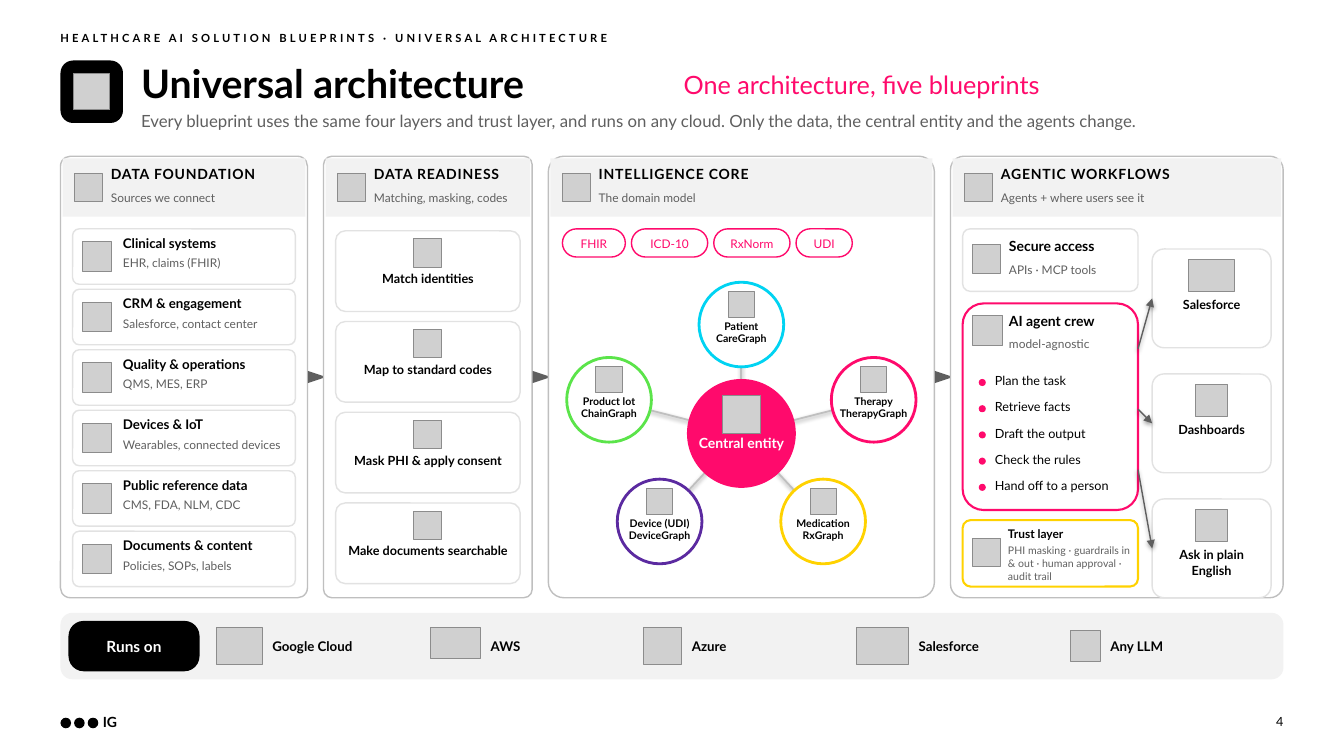
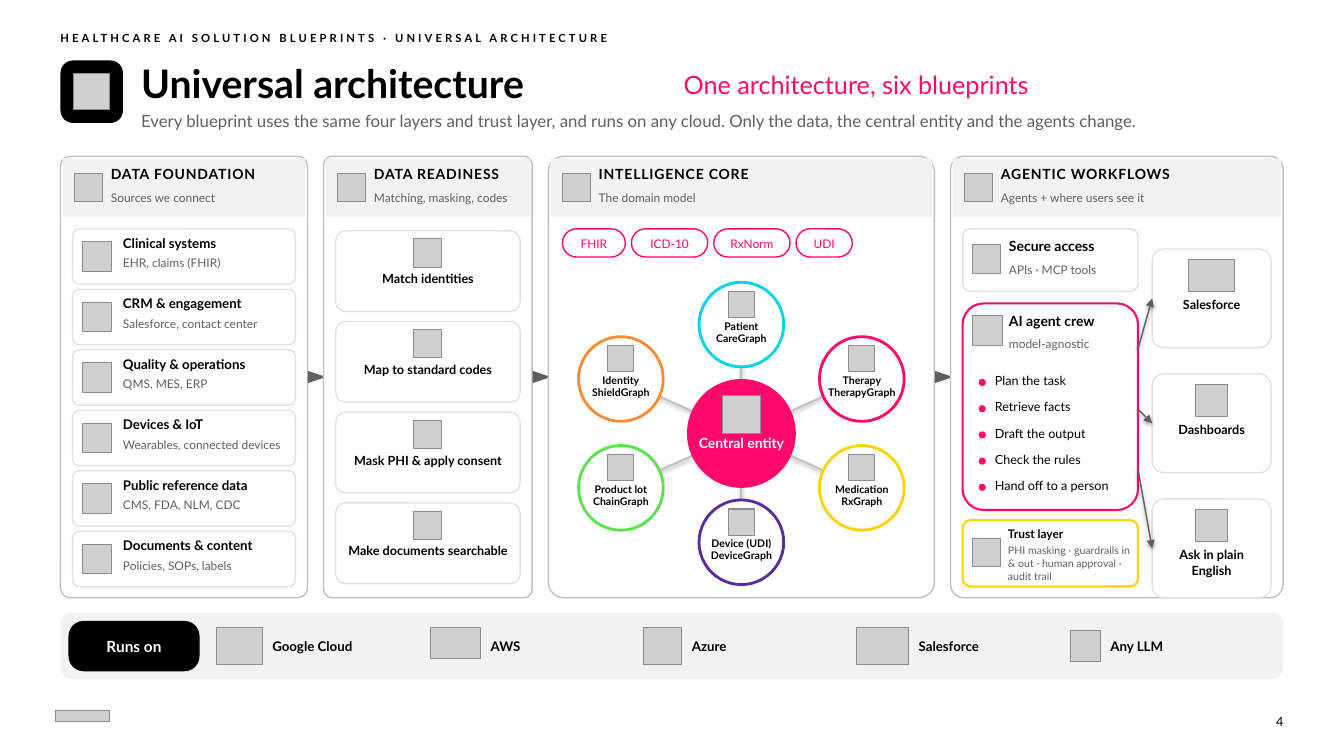
Before and after one commit to chintasurya/HealthcareCasestudies, a slide deck: slide 4 of deck/IG_Healthcare_AI_Solution_Blueprints.pptx. Drawn at 1344x756 pixels with LibreOffice and Linux fonts; fonts in the diff are those of the drawing; grey boxes stand for pictures. Boxes give left, top, right and bottom in pixels: in the first picture for what was removed or moved away, otherwise in the second. Text is boxed around its words. In the diff, an @@ line names an element or a change of style, - is before the commit and + after.

```diff
--- a/deck/IG_Healthcare_AI_Solution_Blueprints.pptx
+++ b/deck/IG_Healthcare_AI_Solution_Blueprints.pptx
@@ text at [684,75,1028,98]: text changed @@
-One architecture, five blueprints
+One architecture, six blueprints
@@ ellipse added at [579,337,663,421], fill #FFFFFF, outline #FF8A33 2 pt @@
@@ picture added at [608,346,634,372] @@
@@ 1 picture, 1 text, 1 ellipse: place and size @@
-1 picture, 1 text, 1 ellipse at [832,358,917,443]
+1 picture, 1 text, 1 ellipse at [820,337,904,421]
@@ text added at [592,376,649,398], 7.5 pt, text #000000, bold @@
+Identity
+ShieldGraph
@@ line moved from (742, 434) - (609, 400) to (742, 434) - (621, 379) @@
@@ line moved from (742, 434) - (874, 400) to (742, 434) - (862, 379) @@
@@ 1 picture, 1 text, 1 ellipse: place and size @@
-1 picture, 1 text, 1 ellipse at [567,358,651,443]
+1 picture, 1 text, 1 ellipse at [579,446,663,530]
@@ line moved from (742, 434) - (659, 521) to (742, 434) - (621, 488) @@
@@ line moved from (742, 434) - (824, 521) to (742, 434) - (862, 488) @@
@@ line added from (742, 434) to (742, 542), #BFBFBF 1.25 pt @@
@@ 1 picture, 1 text, 1 ellipse: place and size @@
-1 picture, 1 text, 1 ellipse at [781,479,866,564]
+1 picture, 1 text, 1 ellipse at [820,446,904,530]
@@ 1 picture, 1 text, 1 ellipse: place and size @@
-1 picture, 1 text, 1 ellipse at [617,479,702,564]
+1 picture, 1 text, 1 ellipse at [699,500,783,585]
@@ picture added at [55,711,110,722] @@
@@ ellipse removed at [60,718,71,728] @@
@@ ellipse removed at [74,718,84,728] @@
@@ ellipse removed at [88,718,98,728] @@
@@ text removed at [103,716,117,727] @@
-IG
```
Also in this commit, not shown: 21 other slides changed, 9 slides added, 4 other files.
